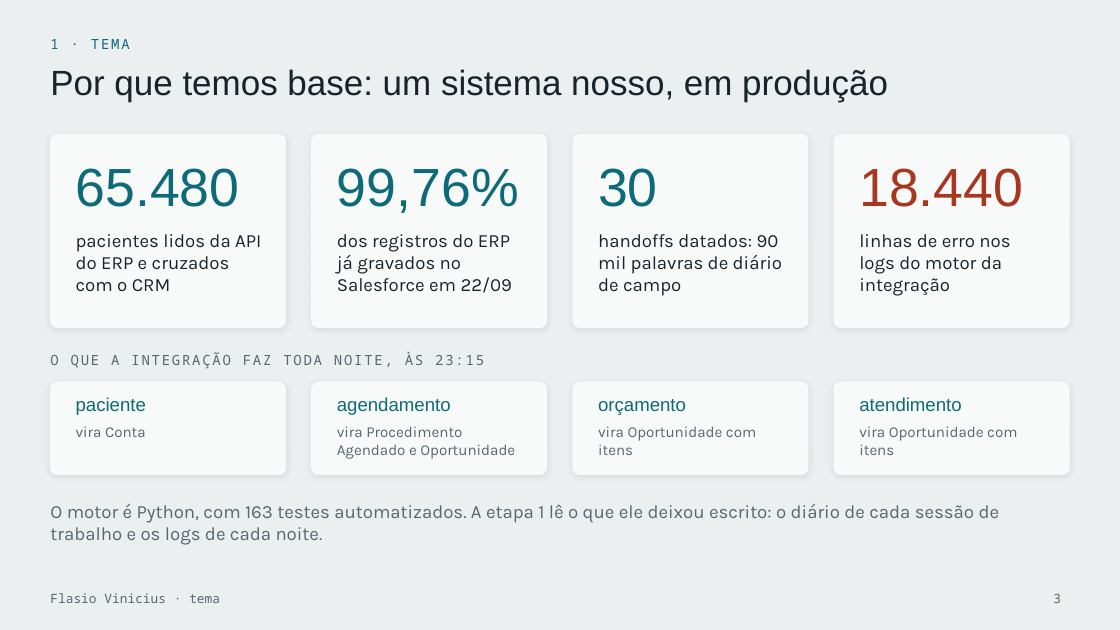
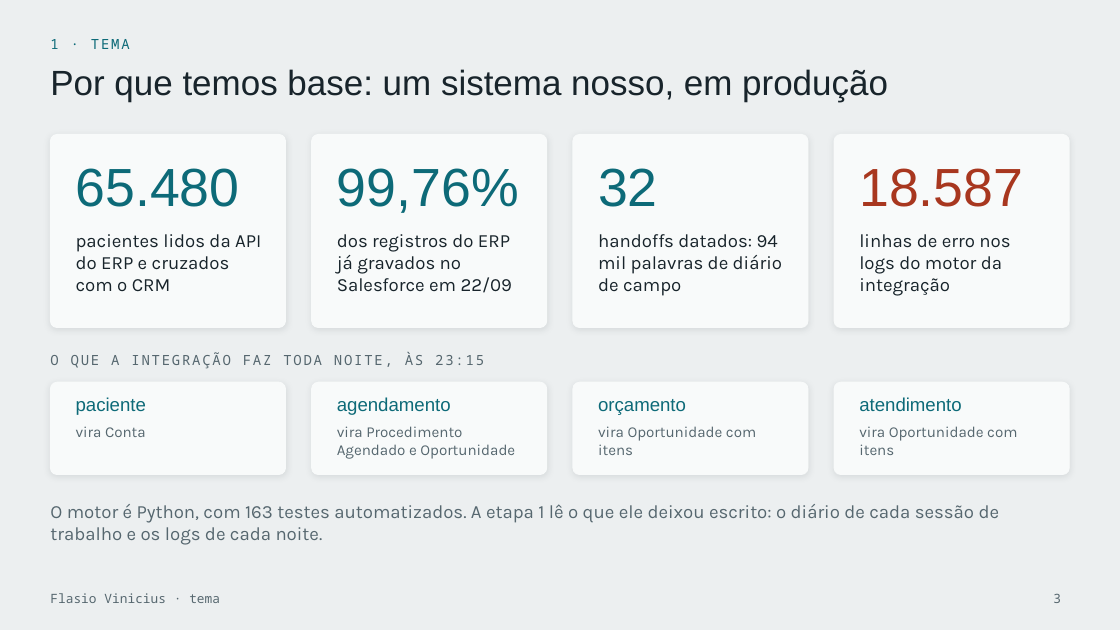
Before and after one commit to V1nisio/Project-elo, a slide deck: slide 3 of apresentacao/etapa1-elo.pptx. Drawn at 1120x630 pixels with LibreOffice and Linux fonts; fonts in the diff are those of the drawing. Boxes give left, top, right and bottom in pixels: in the first picture for what was removed or moved away, otherwise in the second. Text is boxed around its words. In the diff, an @@ line names an element or a change of style, - is before the commit and + after.

Commit message:
Slides com os números atuais do campo e menu numerado
Slides 3, 4 e 15 e o PDF: 32 handoffs, 94 mil palavras, 3.263 blocos,
18.587 linhas de erro, 212 mensagens e 16 e-mails mascarados.
elo.py: sem comando, mostra um menu com o roteiro da demonstração
numerado de 1 a 8; `python elo.py 3` roda direto.

```diff
--- a/apresentacao/etapa1-elo.pptx
+++ b/apresentacao/etapa1-elo.pptx
@@ text at bbox=[598, 168, 658, 207]: text changed @@
-30
+32
@@ text at bbox=[859, 168, 1023, 207]: text changed @@
-18.440
+18.587
@@ text at bbox=[598, 234, 782, 296]: text changed @@
-handoffs datados: 90 mil palavras de diário de campo
+handoffs datados: 94 mil palavras de diário de campo
```
Also in this commit, not shown: 2 other slides changed, 2 other files.
